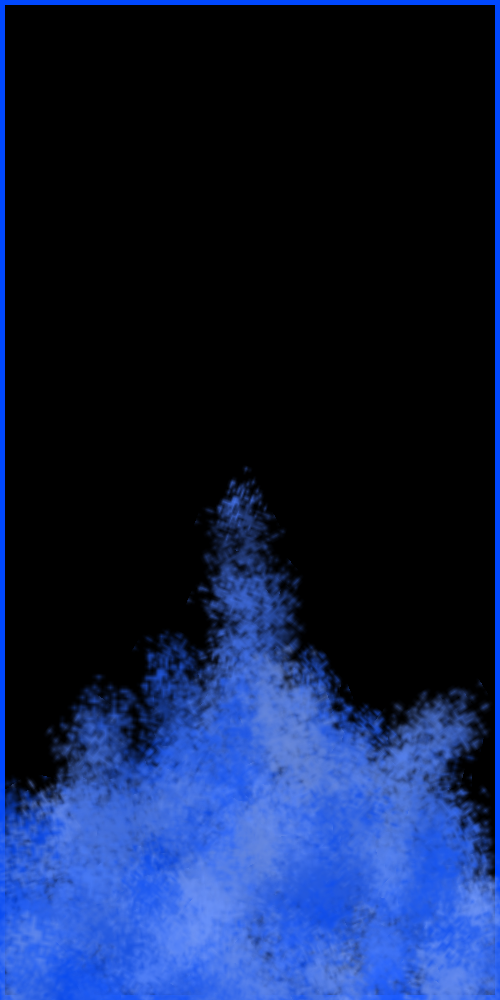
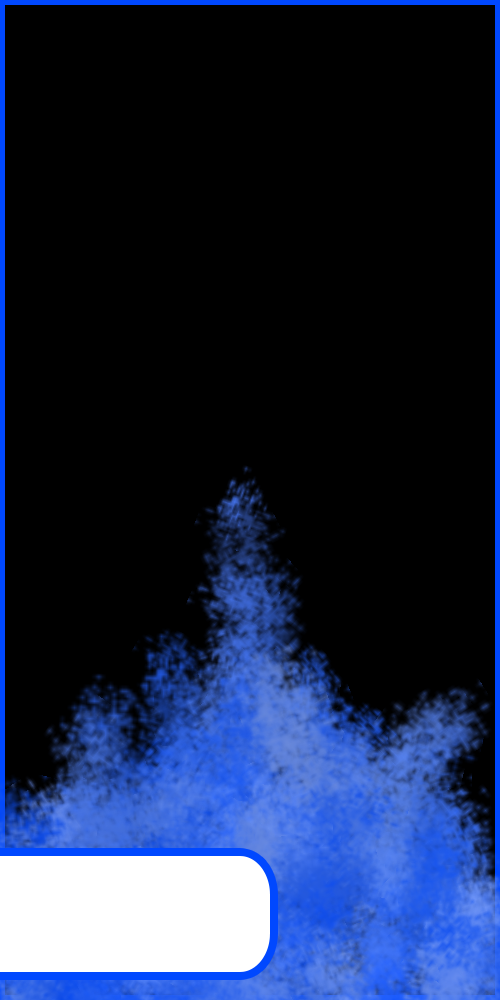
Revision of a layered 500×1000 image; what changed, layer by layer:
added layer "Rounded Rectangle 1" above "Layer 1" over [0, 856, 270, 972]
